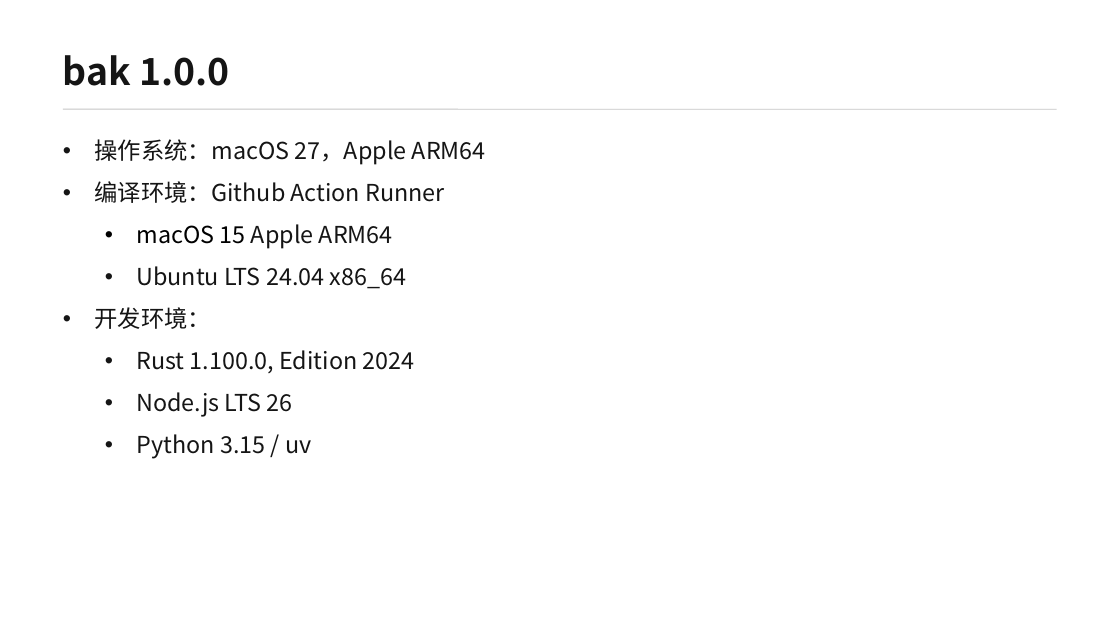
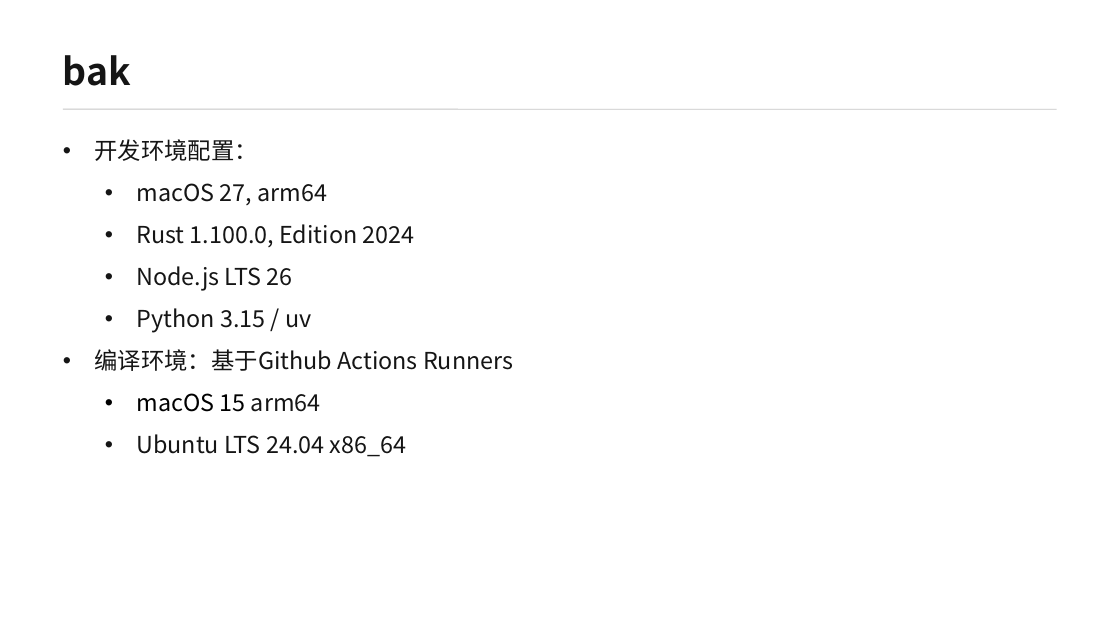
Before and after one commit to qi7876/software-development-exp, a slide deck: slide 1 of docs/report/report.pptx. Drawn at 1120x630 pixels with LibreOffice and Linux fonts; fonts in the diff are those of the drawing. Boxes give left, top, right and bottom in pixels: in the first picture for what was removed or moved away, otherwise in the second. Text is boxed around its words. In the diff, an @@ line names an element or a change of style, - is before the commit and + after.

```diff
--- a/docs/report/report.pptx
+++ b/docs/report/report.pptx
@@ text at (63, 55, 131, 86): text changed @@
-bak 1.0.0
+bak
@@ text at (94, 139, 327, 205): text changed @@
-• 操作系统：macOS 27，Apple ARM64
-• 编译环境：Github Action Runner
-  • macOS 15 Apple ARM64
-  • Ubuntu LTS 24.04 x86_64
-• 开发环境：
+• 开发环境配置：
+  • macOS 27, arm64
@@ text at (94, 349, 513, 457): paragraphs added @@
+• 编译环境：基于Github Actions Runners
+  • macOS 15 arm64
+  • Ubuntu LTS 24.04 x86_64
```
Also in this commit, not shown: 6 other slides changed.
